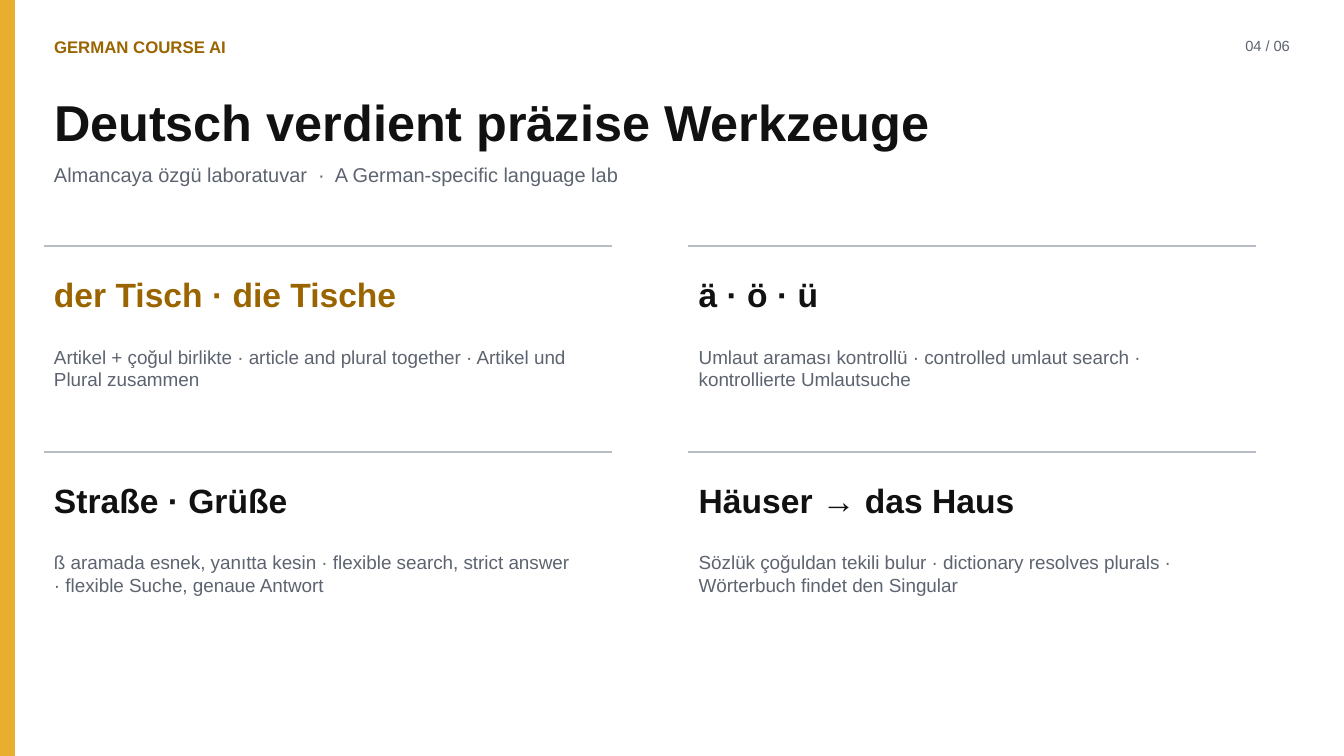
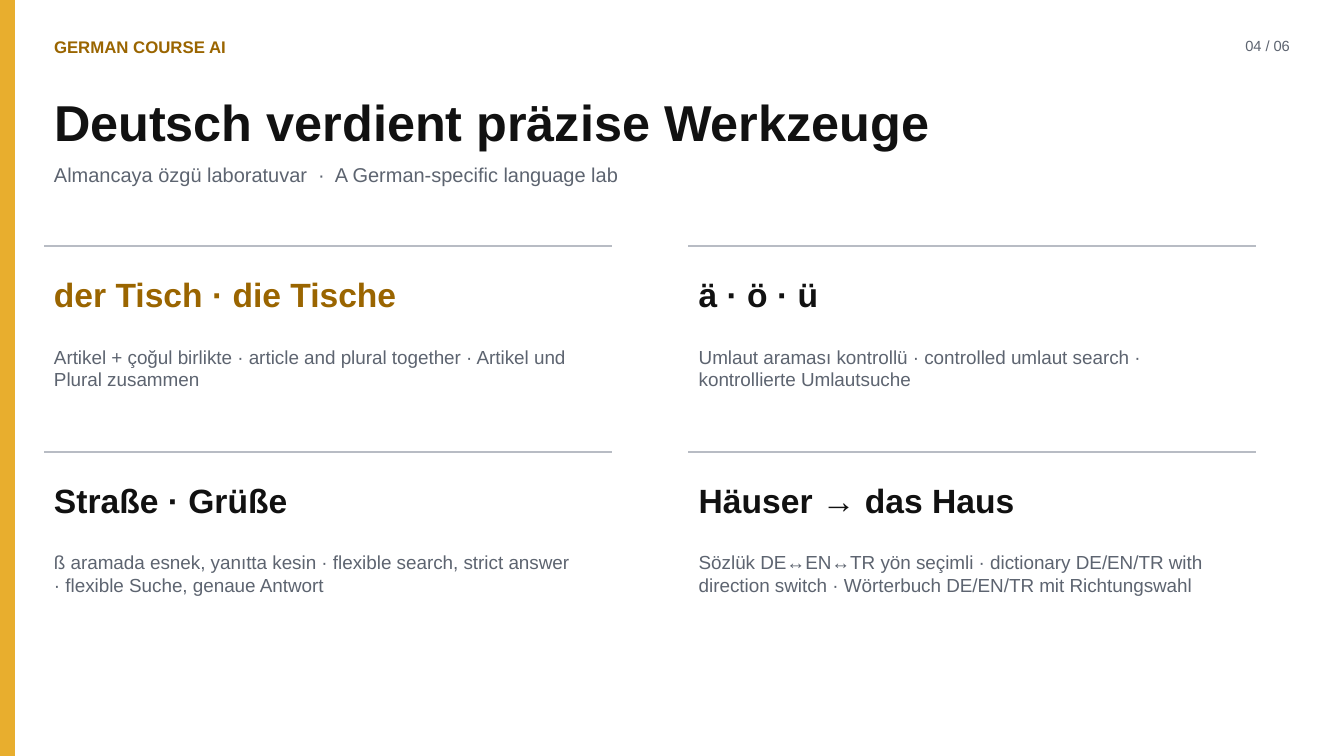
Before and after one commit to Azizsekerdil/GermanCourseAI, a slide deck: slide 4 of docs/presentation/German-Course-AI-Trilingual.pptx. Drawn at 1344x756 pixels with LibreOffice and Linux fonts; fonts in the diff are those of the drawing. Boxes give left, top, right and bottom in pixels: in the first picture for what was removed or moved away, otherwise in the second. Text is boxed around its words. In the diff, an @@ line names an element or a change of style, - is before the commit and + after.

```diff
--- a/docs/presentation/German-Course-AI-Trilingual.pptx
+++ b/docs/presentation/German-Course-AI-Trilingual.pptx
@@ text at (699, 555, 1202, 596): text changed @@
-Sözlük çoğuldan tekili bulur · dictionary resolves plurals · Wörterbuch findet den Singular
+Sözlük DE↔EN↔TR yön seçimli · dictionary DE/EN/TR with direction switch · Wörterbuch DE/EN/TR mit Richtungswahl
```
Also in this commit, not shown: 3 other slides changed, 2 other files.
